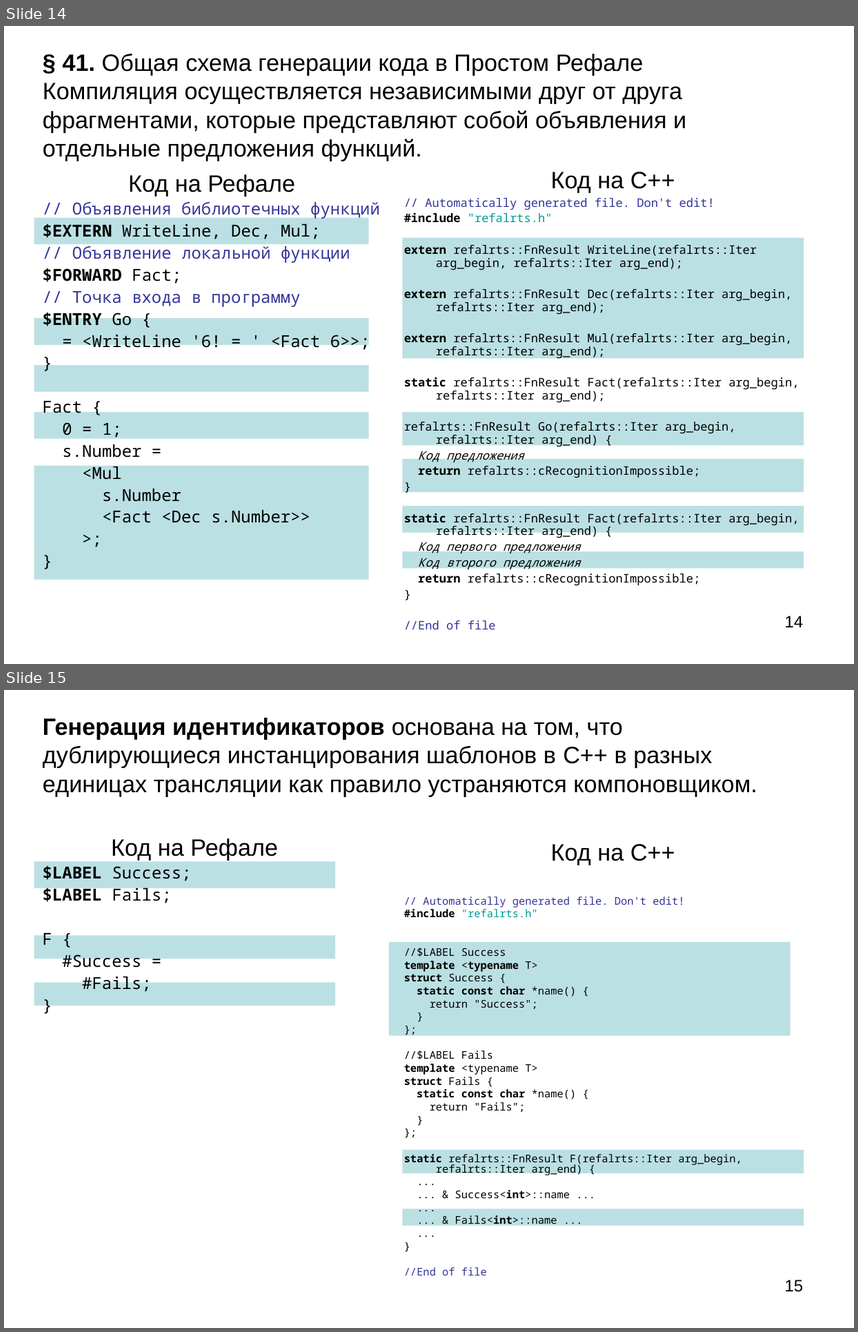
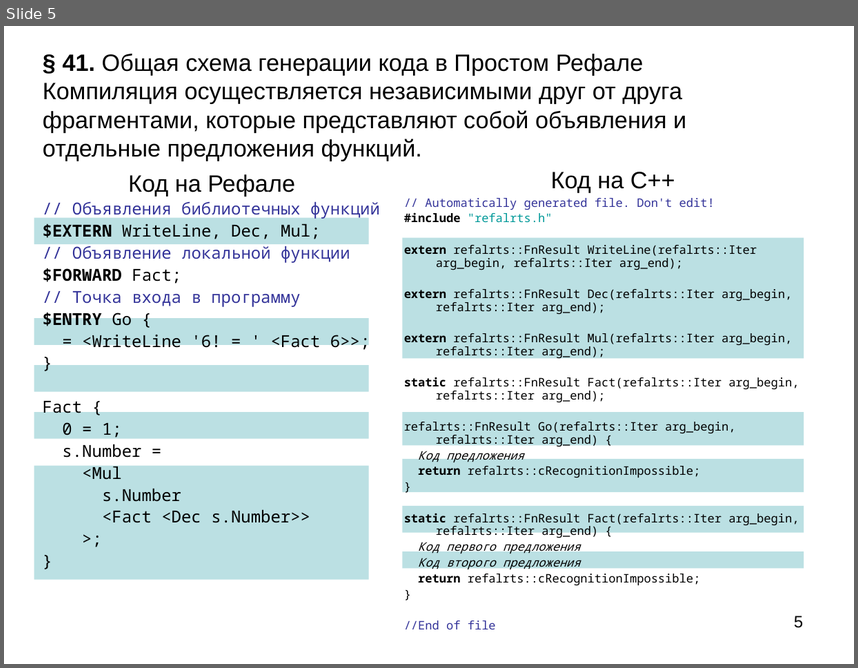
Before and after one commit to Mazdaywik/Refal-05, a slide deck: doc/Компилятор Простого Рефала.ppt. Shown one above the other, each under a label of ours: slides 14 and 15 before the commit, slide 5 after it. The pictures are 858x1332 and 858x668 pixels, drawn with LibreOffice and Linux fonts; fonts in the diff are those of the drawing. Boxes give left, top, right and bottom in pixels: in the first picture for what was removed or moved away, otherwise in the second. Text is boxed around its words. In the diff, an @@ line names an element or a change of style, - is before the commit and + after.

Commit message:
Удалены неактуальные и дублирующиеся слайды презентации (#22)

```diff
--- a/doc/Компилятор Простого Рефала.ppt
+++ b/doc/Компилятор Простого Рефала.ppt
@@ slide 15 removed at bbox=[4, 690, 854, 1328], background #FFFFFF @@
@@ title removed at bbox=[43, 718, 757, 796] @@
-Генерация идентификаторов основана на том, что дублирующиеся инстанцирования шаблонов в C++ в разных единицах трансляции как правило устраняются компоновщиком.
@@ text removed at bbox=[43, 838, 278, 992] @@
-Код на Рефале
-$LABEL Success;
-$LABEL Fails;
-F {
-#Success =
-#Fails;
-}
@@ text removed at bbox=[404, 844, 742, 1275] @@
-Код на C++
-// Automatically generated file. Don't edit!
-#include "refalrts.h"
-//$LABEL Success
-template <typename T>
-struct Success {
-static const char *name() {
-return "Success";
-}
-};
-//$LABEL Fails
-template <typename T>
-struct Fails {
-static const char *name() {
-return "Fails";
-}
-};
-static refalrts::FnResult F(refalrts::Iter arg_begin, refalrts::Iter arg_end) {
-...
-... & Success<int>::name ...
-...
-... & Fails<int>::name ...
-...
-}
-//End of file
@@ rectangle removed at bbox=[34, 862, 335, 888] @@
@@ rectangle removed at bbox=[34, 935, 335, 958] @@
@@ rectangle removed at bbox=[389, 942, 791, 1035] @@
@@ rectangle removed at bbox=[34, 983, 335, 1006] @@
@@ rectangle removed at bbox=[403, 1149, 804, 1173] @@
@@ rectangle removed at bbox=[403, 1209, 804, 1225] @@
@@ page number removed at bbox=[785, 1279, 804, 1292] @@
-15
@@ what was slide 14 is now slide 5 @@
@@ page number at bbox=[794, 615, 803, 628]: text changed @@
-14
+5
```
Also in this commit, not shown: 1 slide changed, 13 other slides removed.
